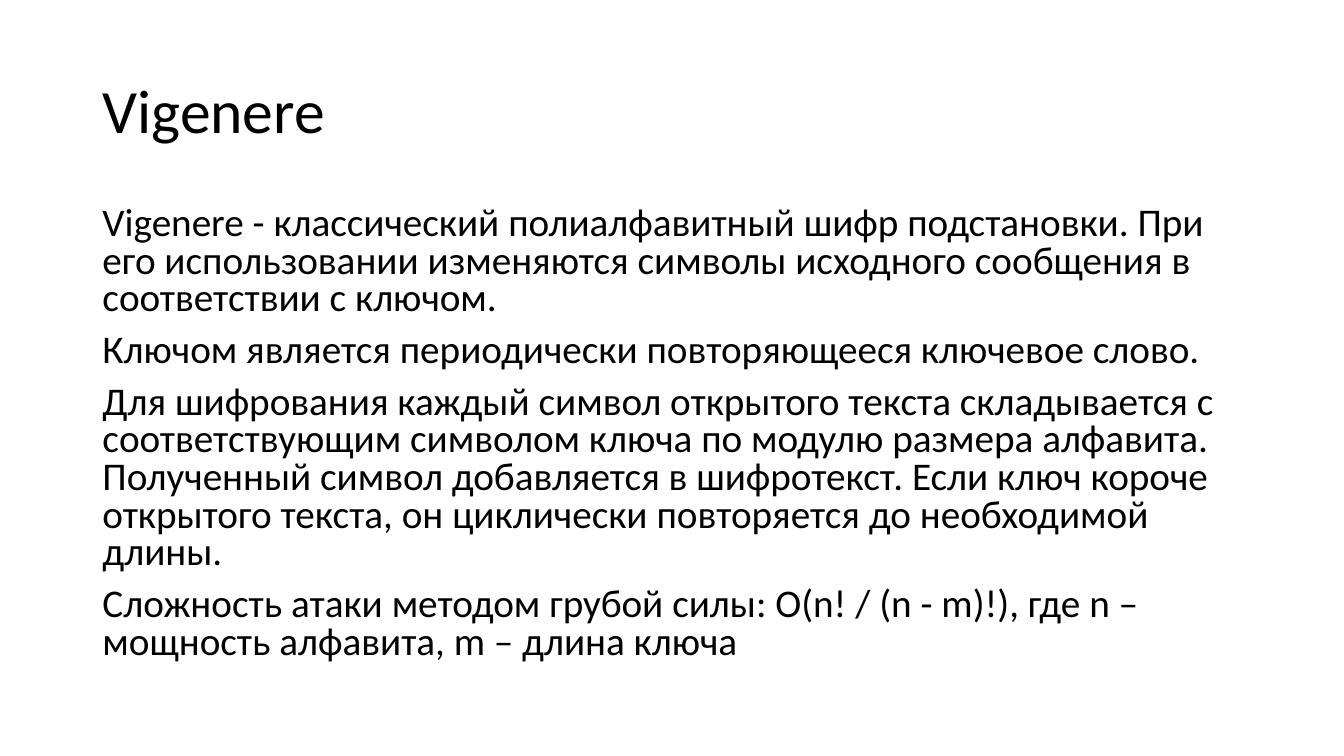
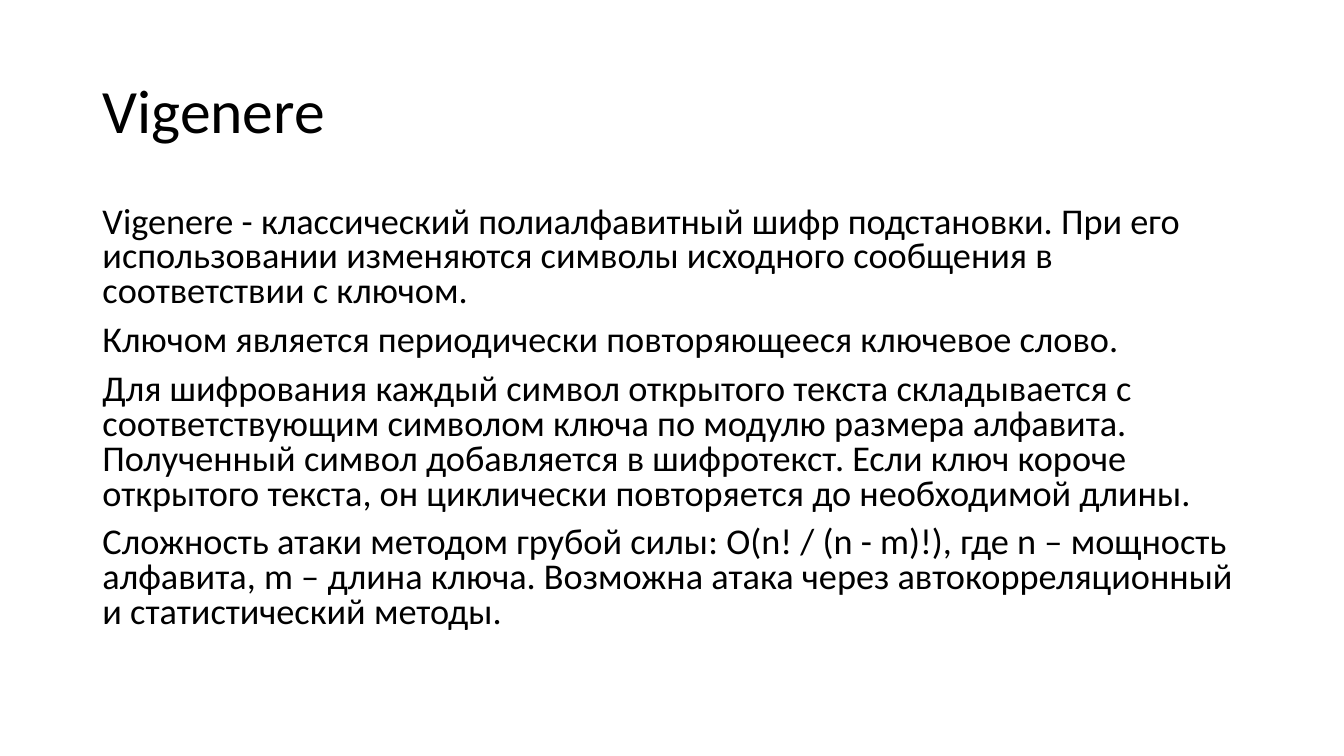
Before and after one commit to Danila-gi/Criptography, a slide deck: slide 15 of 3342ИвановДМЛаб1.pptx. Drawn at 1344x756 pixels with LibreOffice and Linux fonts; fonts in the diff are those of the drawing. Boxes give left, top, right and bottom in pixels: in the first picture for what was removed or moved away, otherwise in the second. Text is boxed around its words. In the diff, an @@ line names an element or a change of style, - is before the commit and + after.

Commit message:
lab1

```diff
--- a/3342ИвановДМЛаб1.pptx
+++ b/3342ИвановДМЛаб1.pptx
@@ text at <box>102,209,1190,512</box>: size 28 to 25.9 pt in "Vigenere - классический полиалфавитный шифр подстановки. При ...", "Ключом является периодически повторяющееся ключевое слово.", "Для шифрования каждый символ открытого текста складывается ..." @@
@@ text at <box>102,527,1233,630</box>: text changed; size 28 to 25.9 pt @@
-Сложность атаки методом грубой силы: O(n! / (n - m)!), где n – мощность алфавита, m – длина ключа
+Сложность атаки методом грубой силы: O(n! / (n - m)!), где n – мощность алфавита, m – длина ключа. Возможна атака через автокорреляционный и статистический методы.
```
Also in this commit, not shown: 5 other slides changed.
